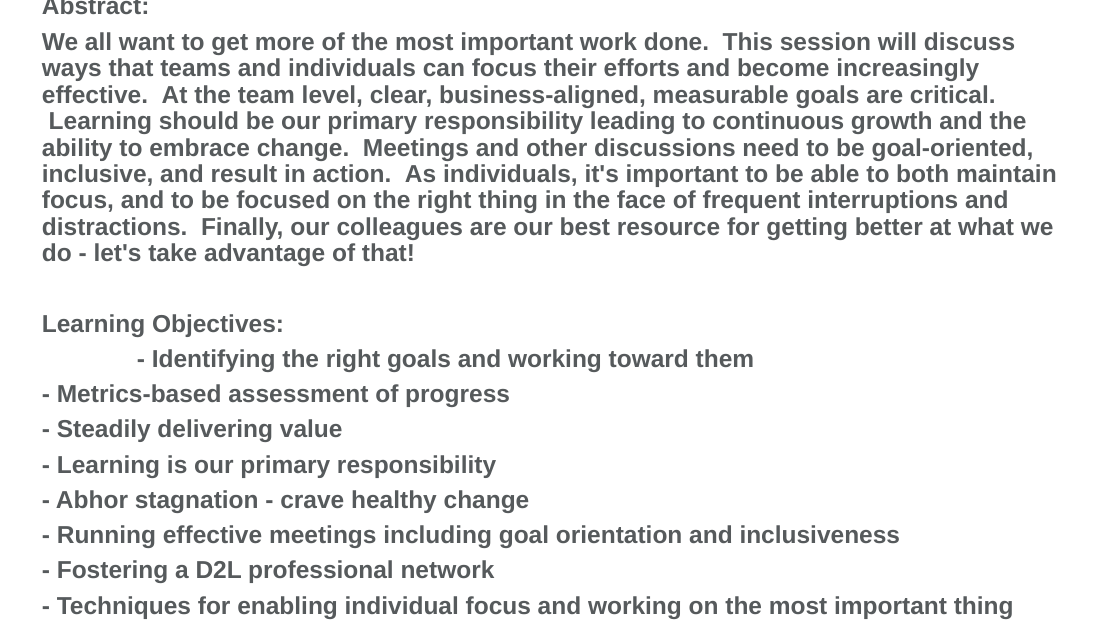
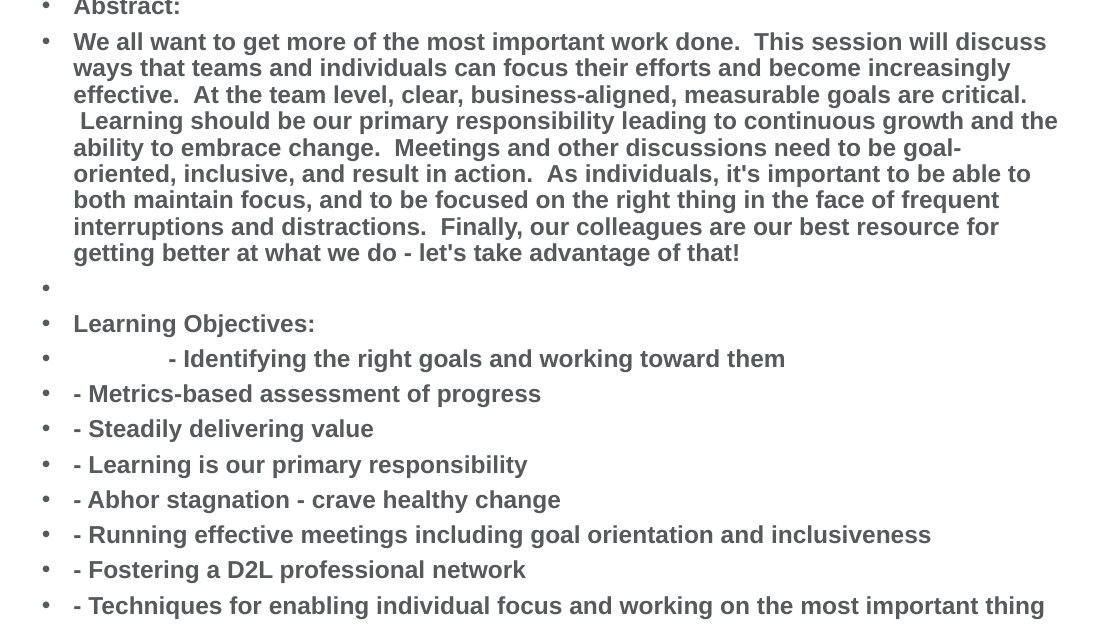
Before and after one commit to jasonjwood/presentations, a slide deck: slide 32 of InFusion2016 - Getting It Done - Jason Wood.pptx. Drawn at 1120x630 pixels with LibreOffice and Linux fonts; fonts in the diff are those of the drawing; background and template pictures are left out. Boxes give left, top, right and bottom in pixels: in the first picture for what was removed or moved away, otherwise in the second. Text is boxed around its words. In the diff, an @@ line names an element or a change of style, - is before the commit and + after.

```diff
--- a/InFusion2016 - Getting It Done - Jason Wood.pptx
+++ b/InFusion2016 - Getting It Done - Jason Wood.pptx
@@ text "Abstract:" at [73, 0, 1058, 583]: bullet none to • @@
```
Also in this commit, not shown: 13 other slides changed.
